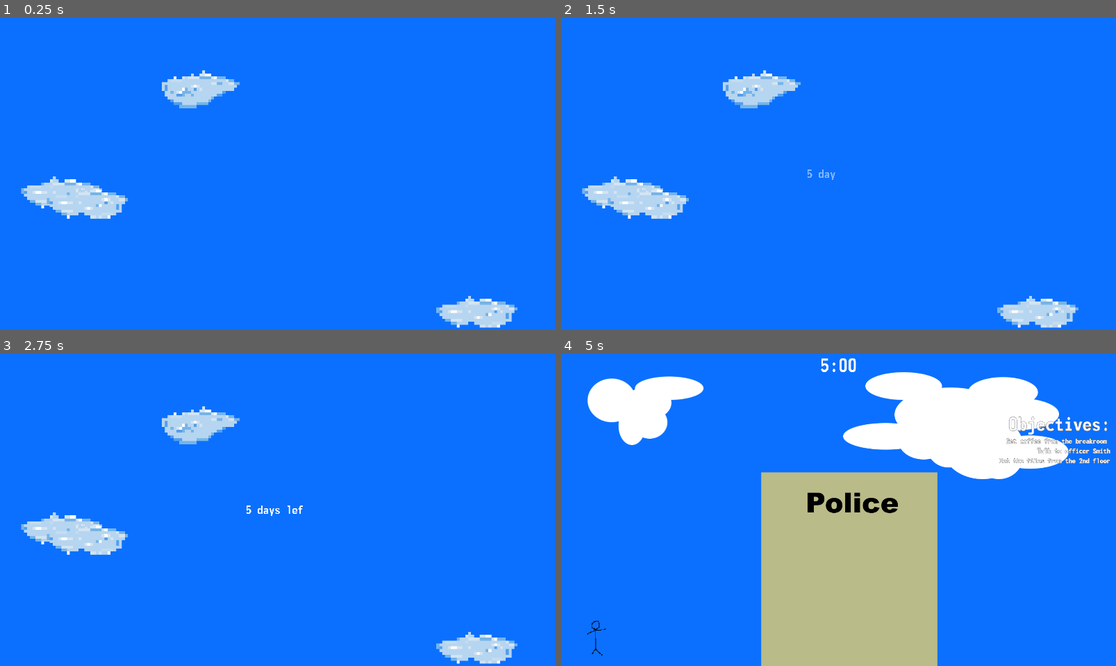
Above: before the commit, frames 1-4 (two rows, left to right).
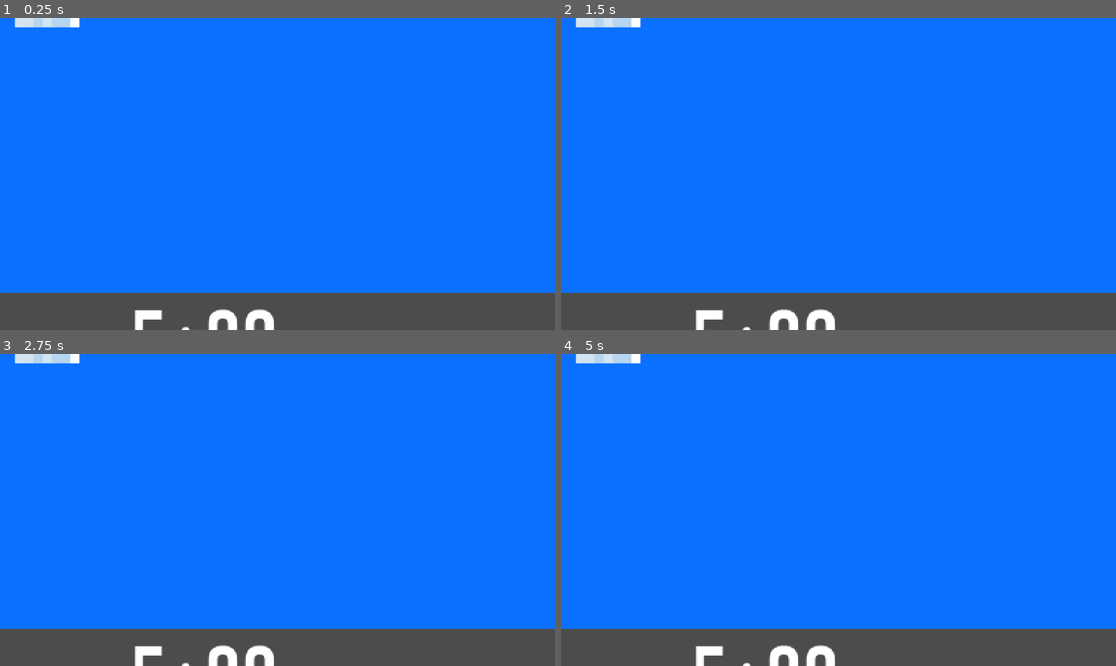
Above: after the commit, the same moments.

Repository: yimmit303/WGJ-149
Game: Godot game, scene res://Scenes/Level/Level.tscn
The game is run twice, just before and just after one commit, with the same random seed, the same clock (stepped at 60 frames per second) and the same inputs. The project has no main scene, so this scene is started directly.
Inputs:
- Up to frame 1 (0.25 s): no input
- Up to frame 2 (1.5 s): tap Enter at 0.5 s; hold Shift (sprint) 0.53-1.28 s; hold D (move_right) from 0.53 s (still down); tap Space at 1.25 s; tap Shift (sprint) at 1.35 s
- Up to frame 3 (2.75 s): tap Enter at 2 s; release D (move_right) at 2.03 s; hold A (move_left) from 2.03 s (still down); hold Shift (sprint) from 2.03 s (still down)
- Up to frame 4 (5 s): tap Space at 2.75 s; release A (move_left) at 2.78 s; release Shift (sprint) at 2.78 s; hold D (move_right) 2.78-4.28 s; tap Shift (sprint) at 2.85, 4.35 s; hold Shift (sprint) 3.53-4.28 s; hold A (move_left) from 4.28 s (still down)

The runs differ from the first frame. In frame 1, 15% of the frame differs, in the area x 0-100%, y 0-100%; in frame 2, 15%; in frame 3, 15%; in frame 4, 41%.

Commit message:
Added floor 1 to the level

Diff:
--- a/Scenes/Level/Level.tscn
+++ b/Scenes/Level/Level.tscn
@@ -3,9 +3,9 @@
 [ext_resource path="res://Resources/monofonto.ttf" type="DynamicFontData" id=1]
 [ext_resource path="res://Scenes/Level/Timer.gd" type="Script" id=2]
 [ext_resource path="res://Scenes/Level/ObjectiveList.gd" type="Script" id=3]
-[ext_resource path="res://Scenes/Level/PlayerPlaceholder.png" type="Texture" id=4]
+[ext_resource path="res://Scenes/Player/Player.tscn" type="PackedScene" id=4]
 [ext_resource path="res://Scenes/Level/Level.gd" type="Script" id=5]
-[ext_resource path="res://Scenes/Level/BackgroundPlaceholder.png" type="Texture" id=6]
+[ext_resource path="res://Scenes/Station/Station_Floor1.tscn" type="PackedScene" id=6]
 [ext_resource path="res://Scenes/Level/SkyPlaceholder.png" type="Texture" id=7]
 [ext_resource path="res://Scenes/Station/Environment/Cloud_3.png" type="Texture" id=8]
 [ext_resource path="res://Scenes/Station/Environment/Cloud_2.png" type="Texture" id=9]
@@ -35,7 +35,6 @@
 
 [node name="Level" type="Node2D"]
 script = ExtResource( 5 )
-player_path = NodePath("ParallaxBackground/BGParallax/Player")
 
 [node name="LevelTween" type="Tween" parent="."]
 
@@ -62,16 +61,10 @@
 "_edit_use_anchors_": false
 }
 
-[node name="StationPlaceholder" type="Sprite" parent="ParallaxBackground/BGParallax"]
-texture = ExtResource( 6 )
-centered = false
-
 [node name="NPC" type="Node2D" parent="ParallaxBackground/BGParallax"]
 
-[node name="Player" type="Sprite" parent="ParallaxBackground/BGParallax"]
-position = Vector2( 123.432, 979.595 )
-scale = Vector2( 2, 2 )
-texture = ExtResource( 4 )
+[node name="Player" parent="ParallaxBackground/BGParallax" instance=ExtResource( 4 )]
+position = Vector2( 107.146, 1029.46 )
 
 [node name="ParallaxLayer1" type="ParallaxLayer" parent="ParallaxBackground"]
 motion_scale = Vector2( 1, 1.1 )
@@ -199,5 +192,8 @@
 __meta__ = {
 "_edit_use_anchors_": false
 }
+
+[node name="Station_Floor1" parent="." instance=ExtResource( 6 )]
+position = Vector2( 486.127, 1071.01 )
 [connection signal="camera_finsished" from="." to="UI/Timer" method="_on_Level_camera_finsished"]
 [connection signal="camera_finsished" from="." to="UI/ObjectiveList" method="_on_Level_camera_finsished"]
